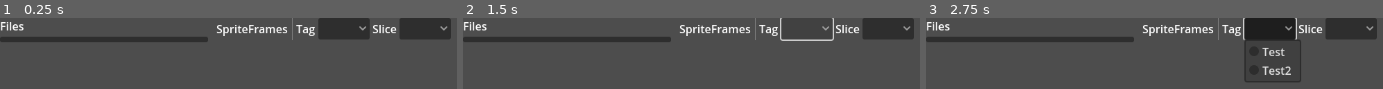
Above: before the commit, frames 1-3 (left to right).
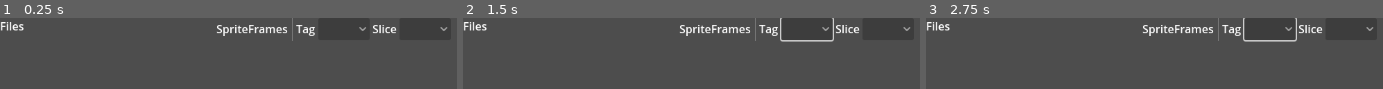
Above: after the commit, the same moments.

Repository: kcaze/aseprite-plugin
Game: Godot game, scene res://AsepriteBottomPanel.tscn
The game is run twice, just before and just after one commit, with the same random seed, the same clock (stepped at 60 frames per second) and the same inputs. The project has no main scene, so this scene is started directly.
Inputs (mouse positions are in pixels of both pictures, inside the frame that each line leads up to):
- Up to frame 1 (0.25 s): no input
- Up to frame 2 (1.5 s): click (805, 28) at 0.52 s; click (805, 28) at 1.27 s
- Up to frame 3 (2.75 s): click (1268, 28) at 2.02 s

The runs differ from the first frame. In frame 1, 3.3% of the frame differs, in the area x 0-98%, y 11-34%; in frame 2, 3.6%; in frame 3, 8.3%, in the area x 0-98%, y 0-91%.

Commit message:
Renders atlas texture now.

Diff:
--- a/AsepriteBottomPanel.tscn
+++ b/AsepriteBottomPanel.tscn
@@ -12,6 +12,7 @@
 layout_mode = 2
 
 [node name="Header" type="Label" parent="Files"]
+custom_minimum_size = Vector2(0, 32)
 layout_mode = 2
 text = "Files"
 
@@ -34,6 +35,7 @@
 layout_mode = 2
 
 [node name="Filters" type="HBoxContainer" parent="Animations/Header"]
+custom_minimum_size = Vector2(0, 32)
 layout_mode = 2
 size_flags_horizontal = 3
 
@@ -48,6 +50,7 @@
 [node name="Select" type="OptionButton" parent="Animations/Header/Filters/Tag"]
 layout_mode = 2
 size_flags_horizontal = 3
+disabled = true
 item_count = 2
 popup/item_0/text = "Test"
 popup/item_1/text = "Test2"
@@ -64,13 +67,19 @@
 [node name="Select" type="OptionButton" parent="Animations/Header/Filters/Slice"]
 layout_mode = 2
 size_flags_horizontal = 3
+disabled = true
 item_count = 2
 popup/item_0/text = "Test"
 popup/item_1/text = "Test2"
 popup/item_1/id = 1
 
-[node name="Container" type="PanelContainer" parent="Animations"]
+[node name="Frames" type="Panel" parent="Animations"]
 layout_mode = 2
 size_flags_vertical = 3
 
+[node name="Container" type="GridContainer" parent="Animations/Frames"]
+layout_mode = 0
+offset_right = 40.0
+offset_bottom = 40.0
+
 [connection signal="item_selected" from="Files/List" to="." method="on_filelist_item_selected"]
--- a/aseprite_bottom_panel.gd
+++ b/aseprite_bottom_panel.gd
@@ -2,10 +2,17 @@
 class_name AsepriteBottomPanel
 extends Control
 
-var asejsons = {}
+const NONE = "<None>"
+
+var asejsons : Dictionary = {}
+var selected_json : String = ""
+var selected_slice : String = ""
+var selected_tag : String = ""
+var frames : Array[AtlasTexture] = []
 @onready var filelist : ItemList = $Files/List
 @onready var tagSelect : OptionButton = $Animations/Header/Filters/Tag/Select
 @onready var sliceSelect : OptionButton = $Animations/Header/Filters/Slice/Select
+@onready var frameContainer : GridContainer = $Animations/Frames/Container
 
 # Called when the node enters the scene tree for the first time.
 func _ready() -> void:
@@ -21,14 +28,18 @@
 		filelist.add_item(k)
 
 func on_filelist_item_selected(idx: int) -> void:
-	var key = filelist.get_item_text(idx)
-	var content = asejsons[key].content
+	sliceSelect.disabled = false
+	tagSelect.disabled = false
+
+	selected_json = filelist.get_item_text(idx)
+	var content = asejsons[selected_json].content
 	var meta = content["meta"]
 
 	var slices = []
 	for slice in meta["slices"]:
 		slices.append(slice["name"])
 	sliceSelect.clear()
+	sliceSelect.add_item(NONE)
 	for slice in slices:
 		sliceSelect.add_item(slice)
 
@@ -36,5 +47,62 @@
 	for tag in meta["frameTags"]:
 		tags.append(tag["name"])
 	tagSelect.clear()
+	tagSelect.add_item(NONE)
 	for tag in tags:
 		tagSelect.add_item(tag)
+
+	refresh_frames()
+
+# Parse the "frames" field in Aseprite's spritesheet json.
+# The data is encoded as "<filename> <frame_number>.<extension>".
+func parse_frames(frame_data):
+	var ret = []
+
+	for i in range(len(frame_data)):
+		ret.append(null)
+
+	for s in frame_data:
+		var i = s.split(".")[0]
+		i = i.split(" ")[1]
+		i = int(i)
+		ret[i] = frame_data[s]
+
+	return ret
+
+func refresh_frames():
+	for frame in frames:
+		frame.queue_free()
+	frames.clear()
+
+
+	var texture_path = asejsons[selected_json].path.split(".")[0] + ".png"
+	var atlas : Texture2D = load(texture_path)
+	var json = asejsons[selected_json].content
+	var frames = parse_frames(json["frames"])
+	var meta = json["meta"]
+	var frame_tags = meta["frameTags"]
+	var slices = meta["slices"]
+
+	var frame_from = frame_tags[selected_tag]["from"] if selected_tag in frame_tags else 0
+	var frame_to = frame_tags[selected_tag]["to"] if selected_tag in frame_tags else len(frames)
+
+	var slice_rect = null
+	if selected_slice in slices:
+		var bounds = slices[selected_slice]["keys"][0]["bounds"]
+		slice_rect = Rect2(bounds["x"], bounds["y"], bounds["w"], bounds["h"])
+
+	for f in range(frame_from, frame_to+1):
+		var frameRect = frames[f]["frame"]
+		var region = Rect2(frameRect["x"], frameRect["y"], frameRect["w"], frameRect["h"])
+
+		if slice_rect:
+			region.position += slice_rect.position
+			region.size = slice_rect.size
+
+		var frame = AtlasTexture.new()
+		frame.atlas = atlas
+		frame.region = region
+
+		var textureRect = TextureRect.new()
+		textureRect.texture = frame
+		frameContainer.add_child(textureRect)
--- a/cards.json
+++ b/cards.json
@@ -1,67 +1,67 @@
 { "frames": {
    "cards 0.aseprite": {
-    "frame": { "x": 0, "y": 0, "w": 75, "h": 11 },
-    "rotated": false,
-    "trimmed": false,
-    "spriteSourceSize": { "x": 0, "y": 0, "w": 75, "h": 11 },
-    "sourceSize": { "w": 75, "h": 11 },
-    "duration": 100
+	"frame": { "x": 0, "y": 0, "w": 75, "h": 11 },
+	"rotated": false,
+	"trimmed": false,
+	"spriteSourceSize": { "x": 0, "y": 0, "w": 75, "h": 11 },
+	"sourceSize": { "w": 75, "h": 11 },
+	"duration": 100
    },
    "cards 1.aseprite": {
-    "frame": { "x": 75, "y": 0, "w": 75, "h": 11 },
-    "rotated": false,
-    "trimmed": false,
-    "spriteSourceSize": { "x": 0, "y": 0, "w": 75, "h": 11 },
-    "sourceSize": { "w": 75, "h": 11 },
-    "duration": 100
+	"frame": { "x": 75, "y": 0, "w": 75, "h": 11 },
+	"rotated": false,
+	"trimmed": false,
+	"spriteSourceSize": { "x": 0, "y": 0, "w": 75, "h": 11 },
+	"sourceSize": { "w": 75, "h": 11 },
+	"duration": 100
    },
    "cards 2.aseprite": {
-    "frame": { "x": 150, "y": 0, "w": 75, "h": 11 },
-    "rotated": false,
-    "trimmed": false,
-    "spriteSourceSize": { "x": 0, "y": 0, "w": 75, "h": 11 },
-    "sourceSize": { "w": 75, "h": 11 },
-    "duration": 100
+	"frame": { "x": 150, "y": 0, "w": 75, "h": 11 },
+	"rotated": false,
+	"trimmed": false,
+	"spriteSourceSize": { "x": 0, "y": 0, "w": 75, "h": 11 },
+	"sourceSize": { "w": 75, "h": 11 },
+	"duration": 100
    },
    "cards 3.aseprite": {
-    "frame": { "x": 225, "y": 0, "w": 75, "h": 11 },
-    "rotated": false,
-    "trimmed": false,
-    "spriteSourceSize": { "x": 0, "y": 0, "w": 75, "h": 11 },
-    "sourceSize": { "w": 75, "h": 11 },
-    "duration": 100
+	"frame": { "x": 225, "y": 0, "w": 75, "h": 11 },
+	"rotated": false,
+	"trimmed": false,
+	"spriteSourceSize": { "x": 0, "y": 0, "w": 75, "h": 11 },
+	"sourceSize": { "w": 75, "h": 11 },
+	"duration": 100
    },
    "cards 4.aseprite": {
-    "frame": { "x": 300, "y": 0, "w": 75, "h": 11 },
-    "rotated": false,
-    "trimmed": false,
-    "spriteSourceSize": { "x": 0, "y": 0, "w": 75, "h": 11 },
-    "sourceSize": { "w": 75, "h": 11 },
-    "duration": 100
+	"frame": { "x": 300, "y": 0, "w": 75, "h": 11 },
+	"rotated": false,
+	"trimmed": false,
+	"spriteSourceSize": { "x": 0, "y": 0, "w": 75, "h": 11 },
+	"sourceSize": { "w": 75, "h": 11 },
+	"duration": 100
    },
    "cards 5.aseprite": {
-    "frame": { "x": 375, "y": 0, "w": 75, "h": 11 },
-    "rotated": false,
-    "trimmed": false,
-    "spriteSourceSize": { "x": 0, "y": 0, "w": 75, "h": 11 },
-    "sourceSize": { "w": 75, "h": 11 },
-    "duration": 100
+	"frame": { "x": 375, "y": 0, "w": 75, "h": 11 },
+	"rotated": false,
+	"trimmed": false,
+	"spriteSourceSize": { "x": 0, "y": 0, "w": 75, "h": 11 },
+	"sourceSize": { "w": 75, "h": 11 },
+	"duration": 100
    },
    "cards 6.aseprite": {
-    "frame": { "x": 450, "y": 0, "w": 75, "h": 11 },
-    "rotated": false,
-    "trimmed": false,
-    "spriteSourceSize": { "x": 0, "y": 0, "w": 75, "h": 11 },
-    "sourceSize": { "w": 75, "h": 11 },
-    "duration": 100
+	"frame": { "x": 450, "y": 0, "w": 75, "h": 11 },
+	"rotated": false,
+	"trimmed": false,
+	"spriteSourceSize": { "x": 0, "y": 0, "w": 75, "h": 11 },
+	"sourceSize": { "w": 75, "h": 11 },
+	"duration": 100
    },
    "cards 7.aseprite": {
-    "frame": { "x": 525, "y": 0, "w": 75, "h": 11 },
-    "rotated": false,
-    "trimmed": false,
-    "spriteSourceSize": { "x": 0, "y": 0, "w": 75, "h": 11 },
-    "sourceSize": { "w": 75, "h": 11 },
-    "duration": 100
+	"frame": { "x": 525, "y": 0, "w": 75, "h": 11 },
+	"rotated": false,
+	"trimmed": false,
+	"spriteSourceSize": { "x": 0, "y": 0, "w": 75, "h": 11 },
+	"sourceSize": { "w": 75, "h": 11 },
+	"duration": 100
    }
  },
  "meta": {
